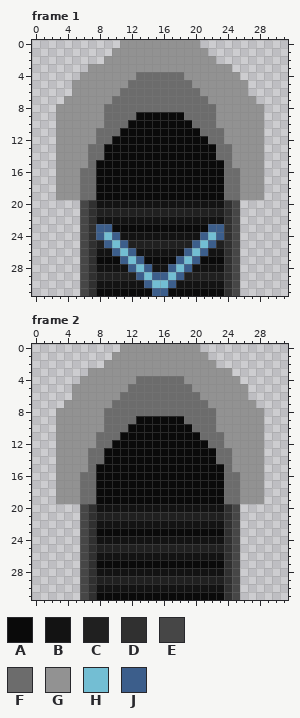
Pixel-art file, stored at asset_source/structures/conveyors/tunnel/out/placeholder/tunnel_out_placeholder.aseprite. The first picture shows the starting point.
32x32 pixels, 2 frames. Colours within 5 levels of each other are drawn and written as one. Shown: frame 1, frame 2.
Palette (. is transparent): A #0a0a0a  B #131313  C #202020  D #303030  E #464646  F #6c6c6c  G #929292  H #73bed3  J #3c5e8b
New version:
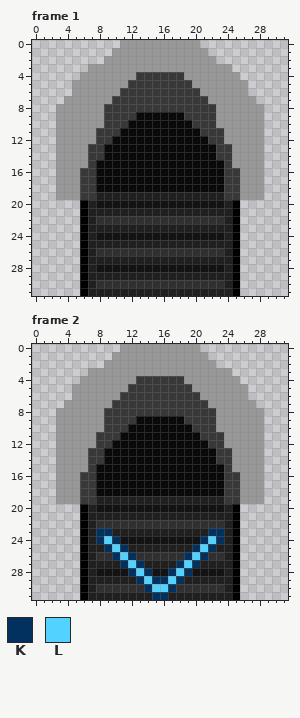
Colours new in this view: K #03315f  L #52d2ff
What changed:
@@ palette @@
-E #464646
+E #000000
-F #6c6c6c
+F #383838
-G #929292
+G #989898
--- frame 1, layers "Arrows", "Layer 1"
@@ x 5..26 @@
 18 GFFAAAAAAAAAAAAAAAAFFG
-19 GFFAAAAAAAAAAAAAAAAFFG
-20 .EDBBBBBBBBBBBBBBBBDE.
-21 .EDCCCCCCCCCCCCCCCCDE.
-22 .EDBBBBBBBBBBBBBBBBDE.
-23 .EDJJAAAAAAAAAAAAJJDE.
-24 .EDJHJBBBBBBBBBBJHJDE.
-25 .EDCJHJCCCCCCCCJHJCDE.
-26 .EDBBJHJBBBBBBJHJBBDE.
-27 .EDAAAJHJAAAAJHJAAADE.
-28 .EDBBBBJHJBBJHJBBBBDE.
-29 .EDCCCCCJHJJHJCCCCCDE.
-30 .EDBBBBBBJHHJBBBBBBDE.
-31 .EDAAAAAAAJJAAAAAAADE.
+19 GFFCCCCCCCCCCCCCCCCFFG
+20 .ECBBBBBBBBBBBBBBBBCE.
+21 .ECCCCCCCCCCCCCCCCCCE.
+22 .ECDDDDDDDDDDDDDDDDCE.
+23 .ECCCCCCCCCCCCCCCCCCE.
+24 .ECBBBBBBBBBBBBBBBBCE.
+25 .ECCCCCCCCCCCCCCCCCCE.
+26 .ECDDDDDDDDDDDDDDDDCE.
+27 .ECCCCCCCCCCCCCCCCCCE.
+28 .ECBBBBBBBBBBBBBBBBCE.
+29 .ECCCCCCCCCCCCCCCCCCE.
+30 .ECDDDDDDDDDDDDDDDDCE.
+31 .ECCCCCCCCCCCCCCCCCCE.
--- frame 2, layers "Arrows", "Layer 1"
@@ x 5..26 @@
 18 GFFAAAAAAAAAAAAAAAAFFG
-19 GFFAAAAAAAAAAAAAAAAFFG
-20 .EDBBBBBBBBBBBBBBBBDE.
-21 .EDCCCCCCCCCCCCCCCCDE.
-22 .EDBBBBBBBBBBBBBBBBDE.
-23 .EDAAAAAAAAAAAAAAAADE.
-24 .EDBBBBBBBBBBBBBBBBDE.
-25 .EDCCCCCCCCCCCCCCCCDE.
-26 .EDBBBBBBBBBBBBBBBBDE.
-27 .EDAAAAAAAAAAAAAAAADE.
-28 .EDBBBBBBBBBBBBBBBBDE.
-29 .EDCCCCCCCCCCCCCCCCDE.
-30 .EDBBBBBBBBBBBBBBBBDE.
-31 .EDAAAAAAAAAAAAAAAADE.
+19 GFFCCCCCCCCCCCCCCCCFFG
+20 .ECBBBBBBBBBBBBBBBBCE.
+21 .ECCCCCCCCCCCCCCCCCCE.
+22 .ECDDDDDDDDDDDDDDDDCE.
+23 .ECKKCCCCCCCCCCCCKKCE.
+24 .ECKLKBBBBBBBBBBKLKCE.
+25 .ECCKLKCCCCCCCCKLKCCE.
+26 .ECDDKLKDDDDDDKLKDDCE.
+27 .ECCCCKLKCCCCKLKCCCCE.
+28 .ECBBBBKLKBBKLKBBBBCE.
+29 .ECCCCCCKLKKLKCCCCCCE.
+30 .ECDDDDDDKLLKDDDDDDCE.
+31 .ECCCCCCCCKKCCCCCCCCE.
Where, in picture pixels (left, top, right, bottom), the same in both pictures:
changed: (56, 40, 264, 296)
changed: (56, 344, 264, 600)
